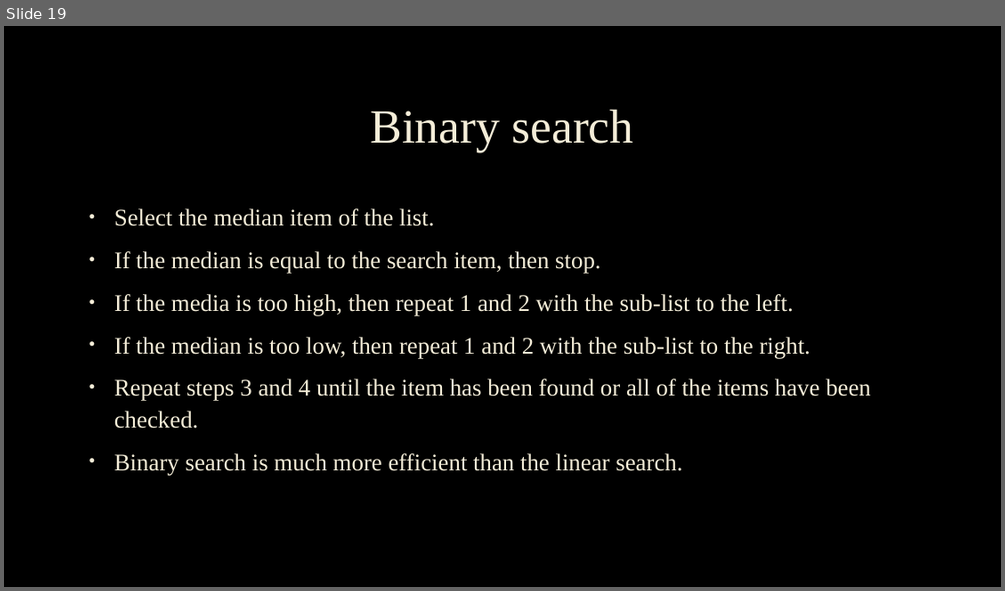
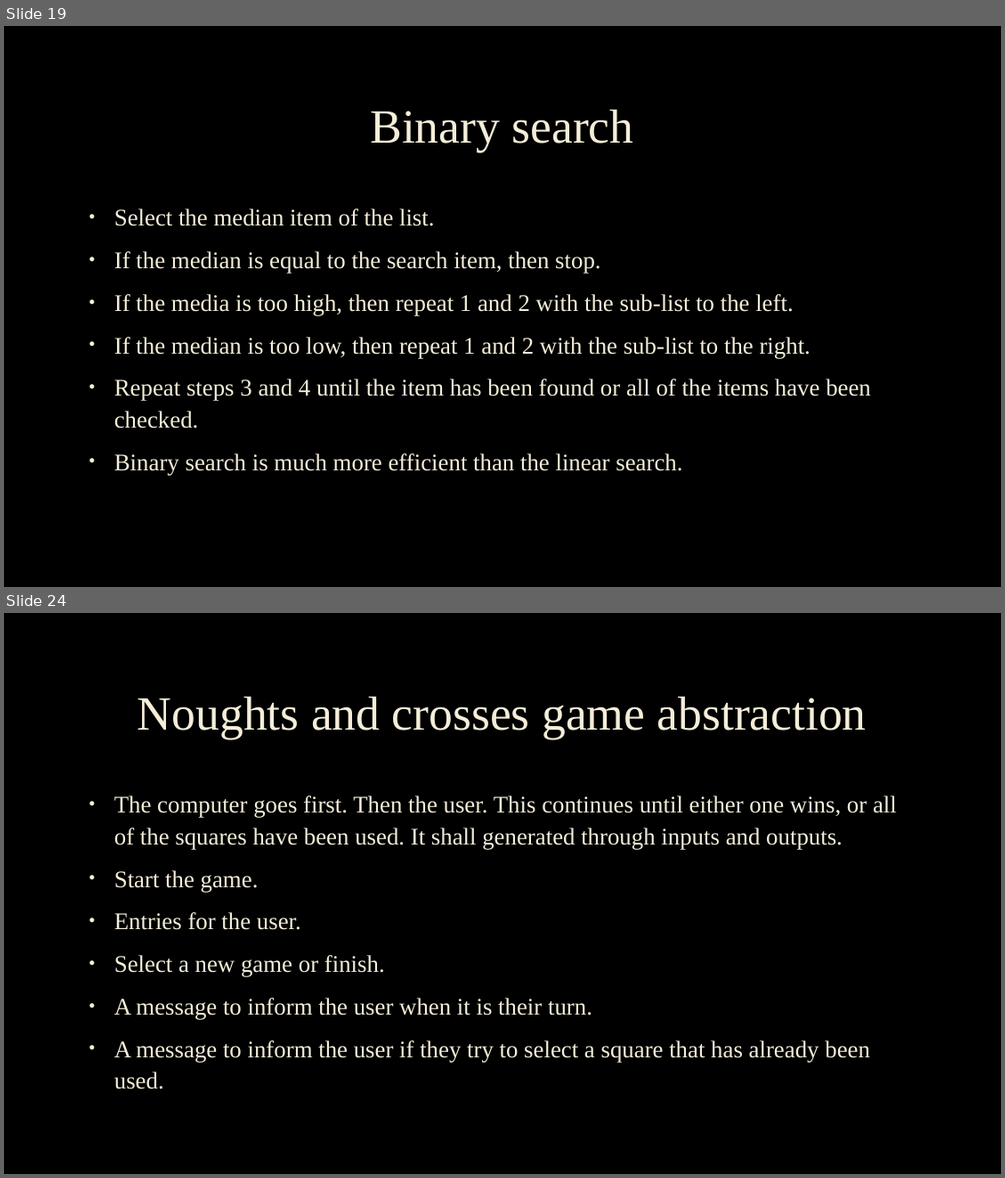
Before and after one commit to chrisasim/GCSEComputerScience-9-1-, a slide deck: Computer Science GCSE(9-1) (2).pptx. Shown one above the other, each under a label of ours: slide 19 before the commit, slides 19 and 24 after it; the slides between them are not shown. The pictures are 1005x591 and 1005x1178 pixels, drawn with LibreOffice and Linux fonts; fonts in the diff are those of the drawing; background and template pictures are left out. Boxes give left, top, right and bottom in pixels: in the first picture for what was removed or moved away, otherwise in the second. Text is boxed around its words. In the diff, an @@ line names an element or a change of style, - is before the commit and + after.

Commit message:
Unit 1 Computer Science 9-1
Unit 1 Computer Science 9-1 Complete Presentation Slides.

```diff
--- a/Computer Science GCSE(9-1) (2).pptx
+++ b/Computer Science GCSE(9-1) (2).pptx
@@ slide 24 added at [4, 613, 1001, 1174], background picture (left out) @@
@@ title added at [138, 696, 866, 738], 46 pt, text #F4EDD8 @@
+Noughts and crosses game abstraction
@@ text added at [114, 795, 897, 1089], 23 pt, text #F4EDD8 @@
+• The computer goes first. Then the user. This continues until either one wins, or all of the squares have been used. It shall generated through inputs and outputs.
+• Start the game.
+• Entries for the user.
+• Select a new game or finish.
+• A message to inform the user when it is their turn.
+• A message to inform the user if they try to select a square that has already been used.
```
Also in this commit, not shown: 1 slide changed, 5 other slides added.
